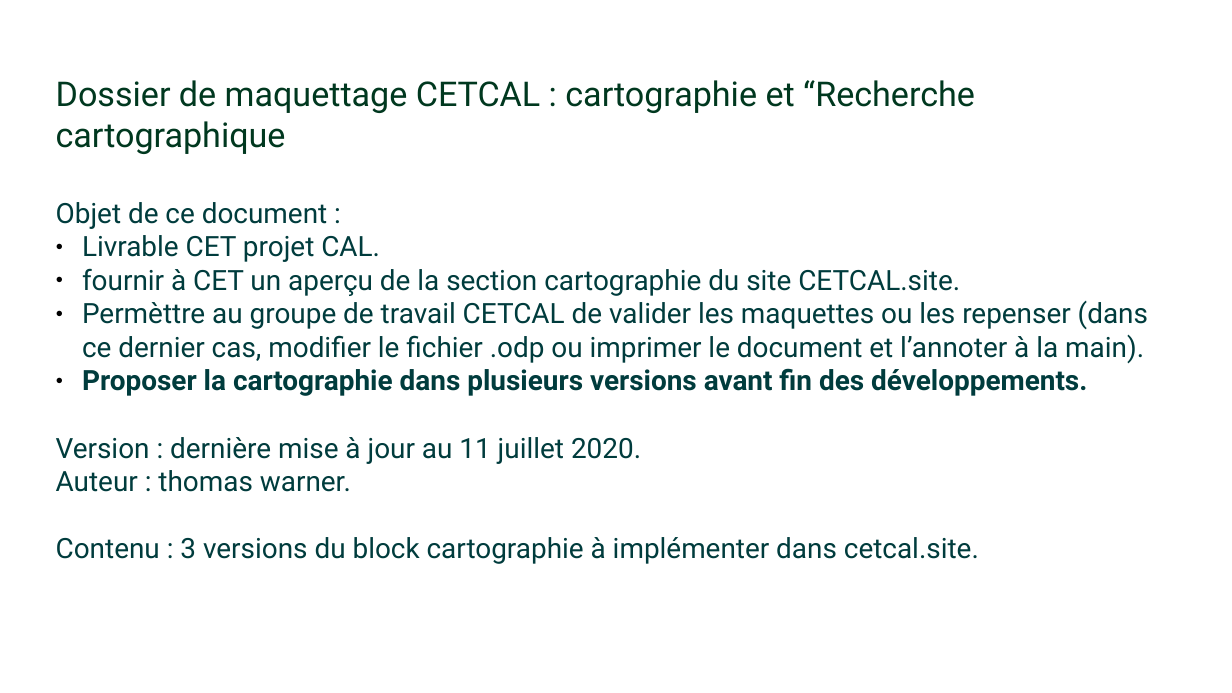
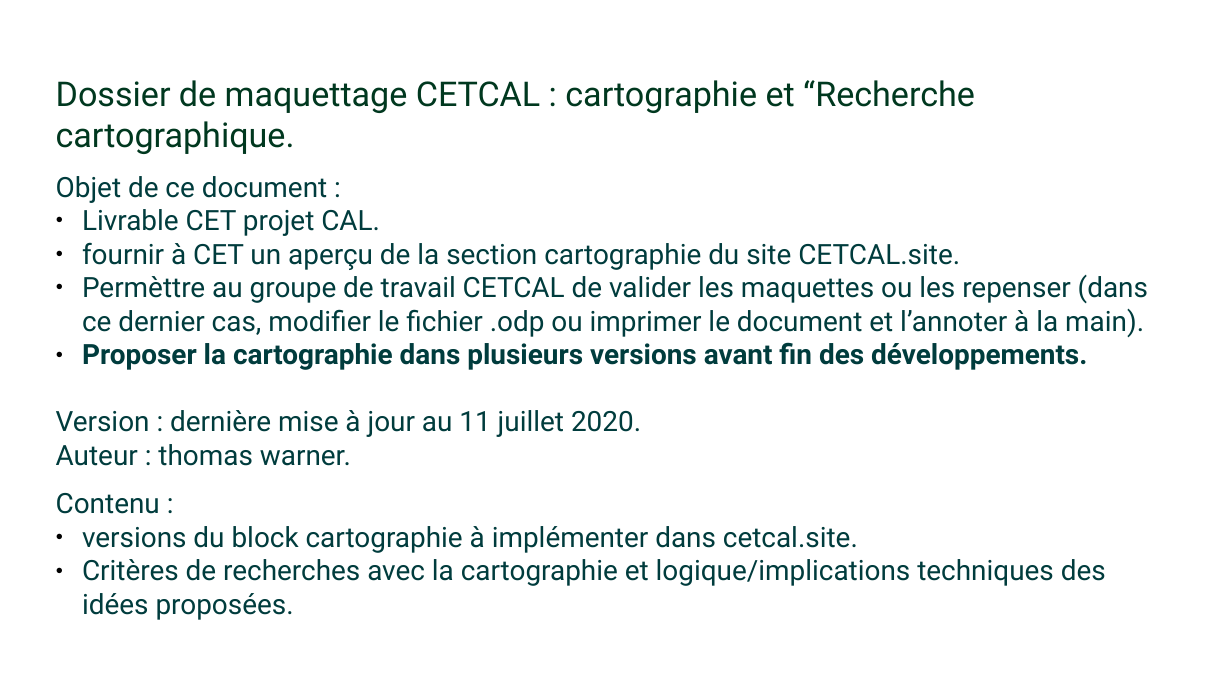
Before and after one commit to PaulBisserier/cetcal, a slide deck: slide 1 of qualification/maquettes/maquettes_cartographie_cetcal-site_v0-1.odp. Drawn at 1232x693 pixels with LibreOffice and Linux fonts; fonts in the diff are those of the drawing. Boxes give left, top, right and bottom in pixels: in the first picture for what was removed or moved away, otherwise in the second. Text is boxed around its words. In the diff, an @@ line names an element or a change of style, - is before the commit and + after.

```diff
--- a/qualification/maquettes/maquettes_cartographie_cetcal-site_v0-1.odp
+++ b/qualification/maquettes/maquettes_cartographie_cetcal-site_v0-1.odp
@@ text at [56, 80, 975, 154]: text changed @@
-Dossier de maquettage CETCAL : cartographie et “Recherche cartographique
+Dossier de maquettage CETCAL : cartographie et “Recherche cartographique.
@@ text at [56, 493, 1106, 620]: text changed @@
-Contenu : 3 versions du block cartographie à implémenter dans cetcal.site.
+Contenu :
+● versions du block cartographie à implémenter dans cetcal.site.
+● Critères de recherches avec la cartographie et logique/implications techniques des idées proposées.
```
Also in this commit, not shown: 5 slides added, 1 slide removed, 23 other files.
